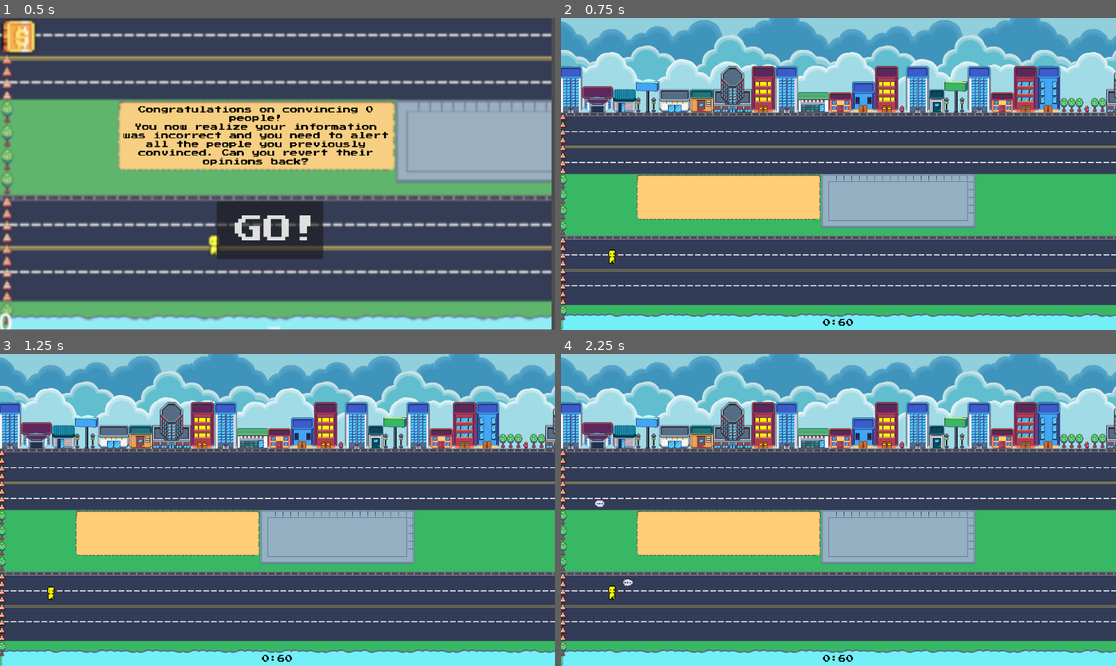
Above: before the commit, frames 1-4 (two rows, left to right).
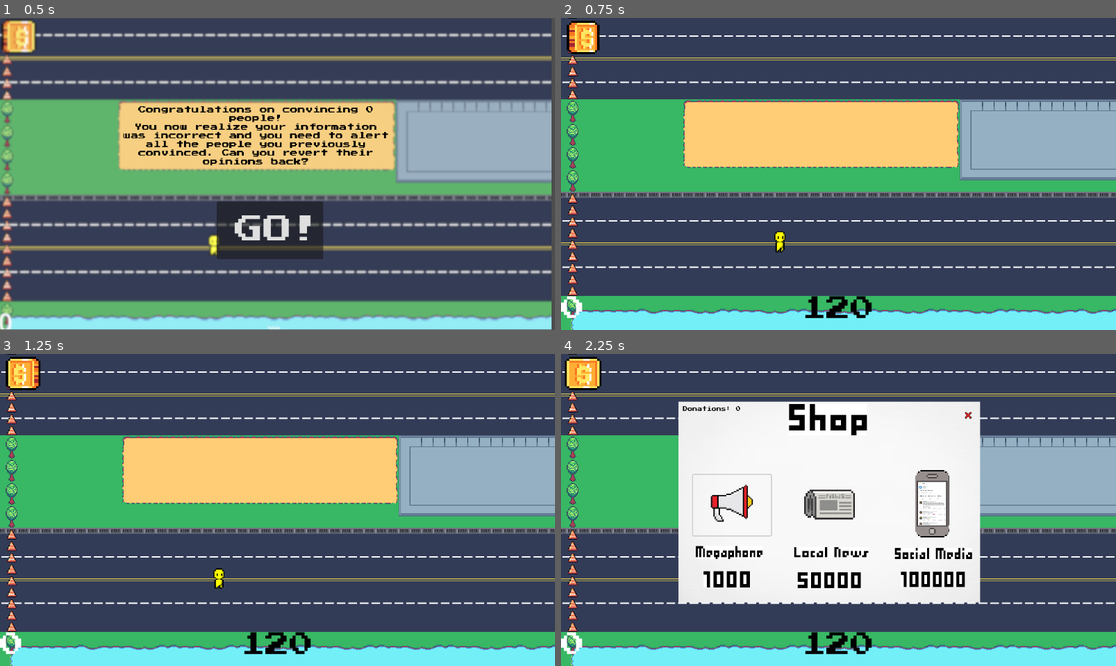
Above: after the commit, the same moments.

Repository: eliseokeefe/GameDevFinal
Game: Godot game, scene res://popup.tscn
Same seed, same stepped clock (60 frames per second), same inputs: the game is played once before the commit and once after it. This scene is started directly instead of the project's main scene.
Inputs (mouse positions are in pixels of both pictures, inside the frame that each line leads up to):
- Up to frame 1 (0.5 s): no input
- Up to frame 2 (0.75 s): click "GO!" at 0.5 s
- Up to frame 3 (1.25 s): no input
- Up to frame 4 (2.25 s): click (583, 375) at 1.27 s; click (733, 503) at 2.02 s

Frame 1 is identical in both runs. In frame 2, 77% of the frame differs, in the area x 0-100%, y 0-100%; in frame 3, 77%; in frame 4, 81%.

Commit message:
Update popup.gd

Diff:
--- a/popup.gd
+++ b/popup.gd
@@ -2,7 +2,7 @@
 
 
 func _on_button_pressed():
-	get_tree().change_scene_to_file("res://part_2.tscn")
+	get_tree().change_scene_to_file("res://main.tscn")
 	pass
 
 
